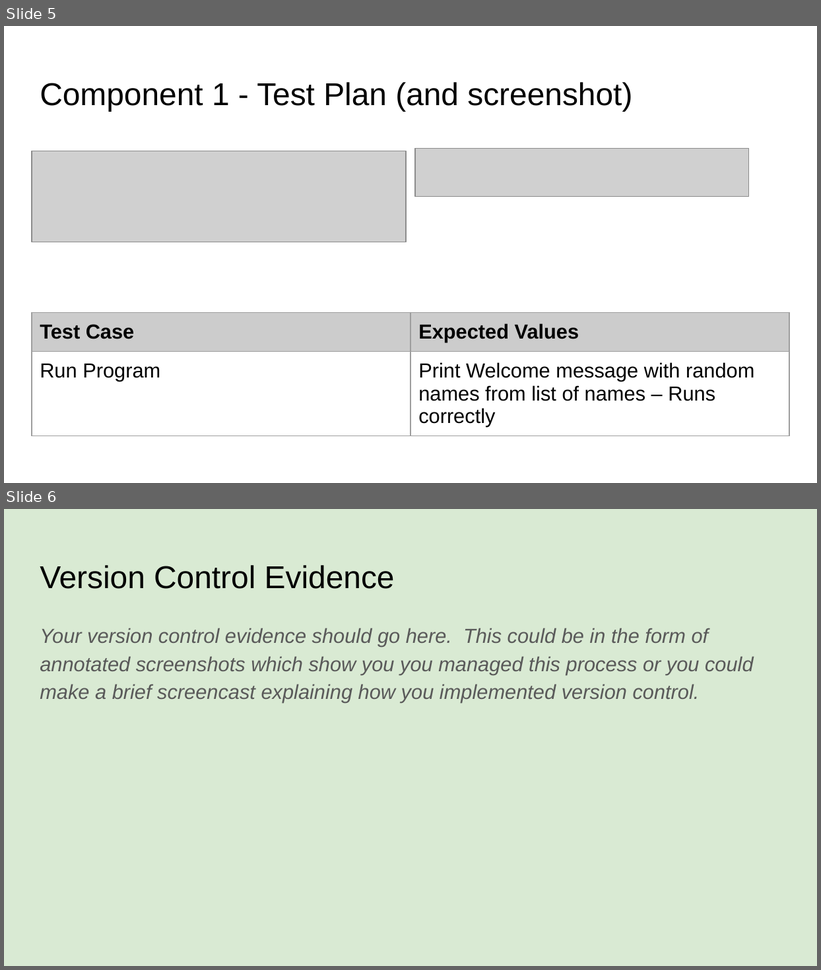
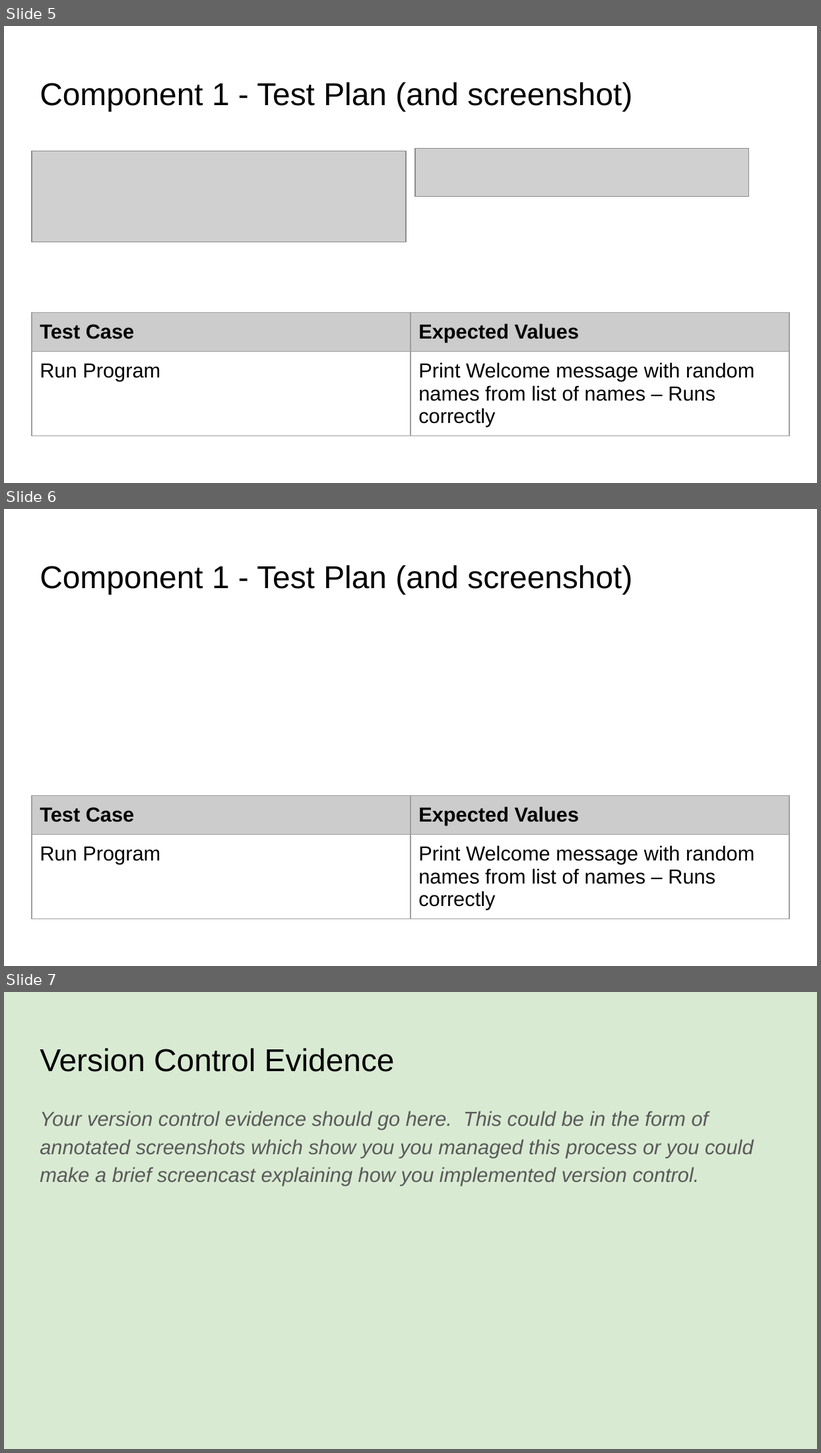
Before and after one commit to danielpereira16/pizzabot, a slide deck: 022_91893+_+91897+Documentation.pptx. Shown one above the other, each under a label of ours: slides 5 and 6 before the commit, slides 5, 6 and 7 after it. The pictures are 821x970 and 821x1453 pixels, drawn with LibreOffice and Linux fonts; fonts in the diff are those of the drawing; grey boxes stand for pictures. Boxes give left, top, right and bottom in pixels: in the first picture for what was removed or moved away, otherwise in the second. Text is boxed around its words. In the diff, an @@ line names an element or a change of style, - is before the commit and + after.

Commit message:
updated powerpoint
added another slide for function testing

```diff
--- a/022_91893+_+91897+Documentation.pptx
+++ b/022_91893+_+91897+Documentation.pptx
@@ slide 6 added at (x1=4, y1=509, x2=817, y2=966), background #FFFFFF @@
@@ title added at (x1=40, y1=565, x2=632, y2=594), 28 pt, text #000000 @@
+Component 1 - Test Plan (and screenshot)
@@ table added at (x1=32, y1=796, x2=789, y2=926), 2 rows, 2 columns @@
+Test Case | Expected Values
+Run Program | Print Welcome message with random names from list of names – Runs correctly
@@ what was slide 6 is now slide 7 @@
```
Also in this commit, not shown: 1 other file.
